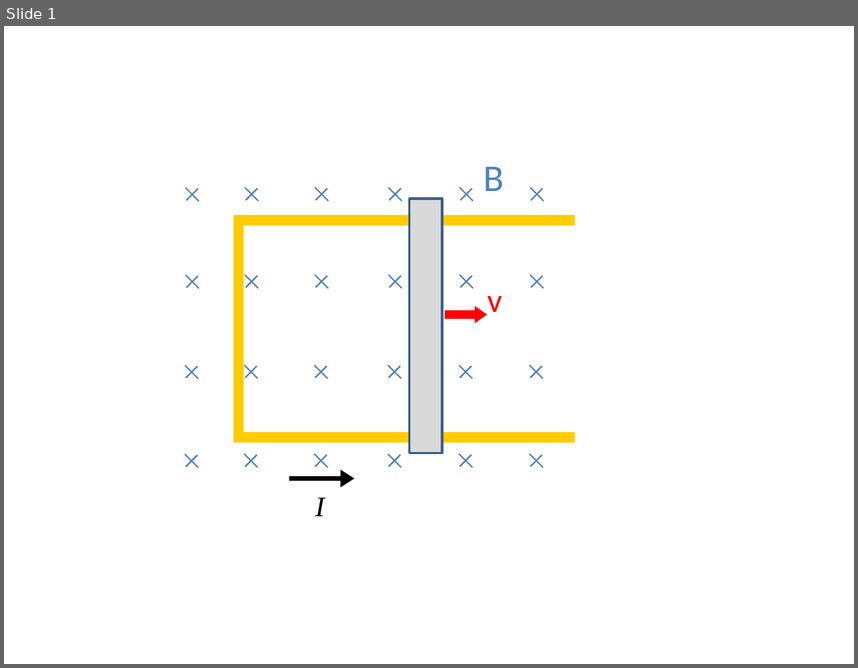
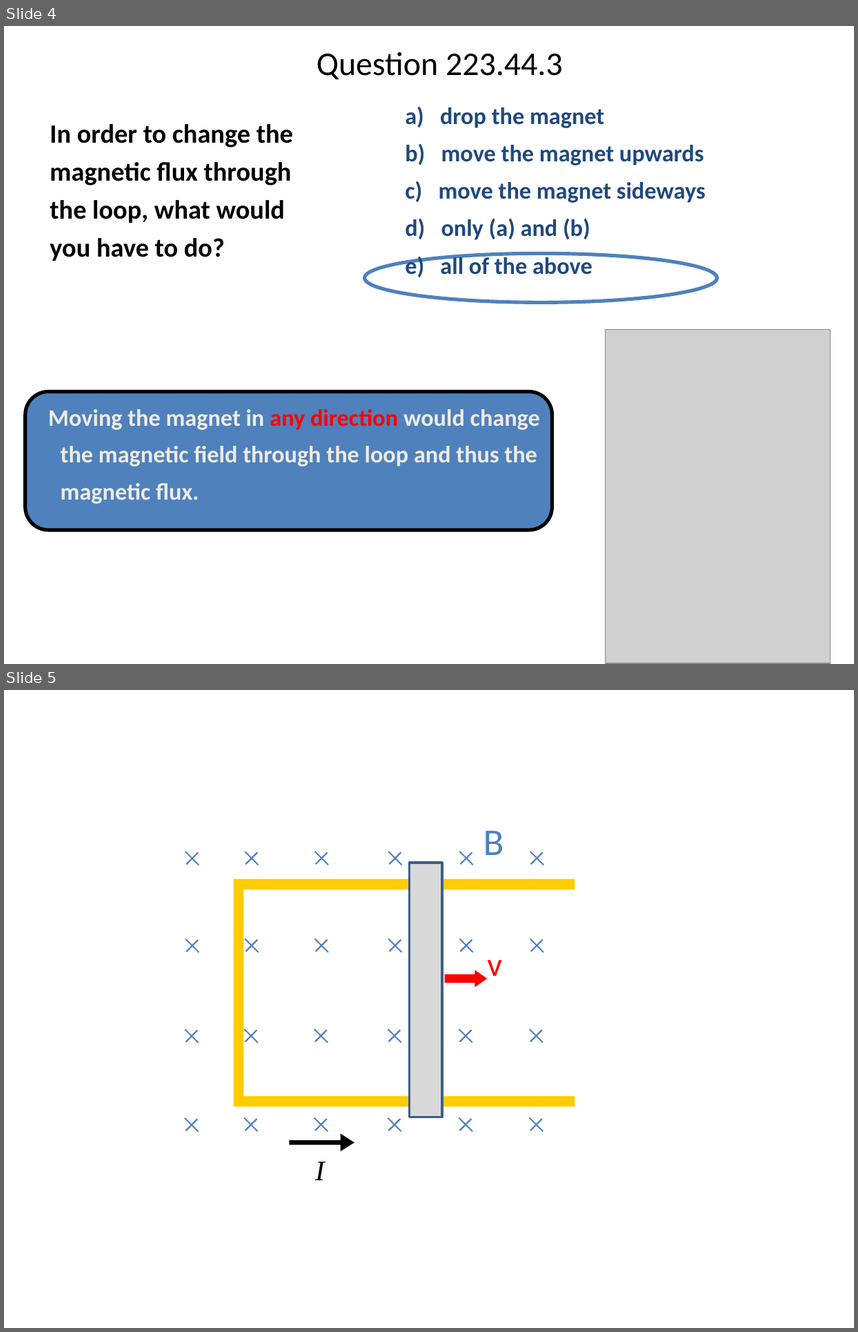
Before and after one commit to rtlines/PH223-Engineering-Physics, a slide deck: Slides/PH223_Lecture_44.pptx. Shown one above the other, each under a label of ours: slide 1 before the commit, slides 4 and 5 after it. The pictures are 858x668 and 858x1332 pixels, drawn with LibreOffice and Linux fonts; fonts in the diff are those of the drawing; grey boxes stand for pictures. Boxes give left, top, right and bottom in pixels: in the first picture for what was removed or moved away, otherwise in the second. Text is boxed around its words. In the diff, an @@ line names an element or a change of style, - is before the commit and + after.

```diff
--- a/Slides/PH223_Lecture_44.pptx
+++ b/Slides/PH223_Lecture_44.pptx
@@ slide 4 added at (4,26,854,664), background #FFFFFF @@
@@ title added at (317,52,563,80), 28 pt, text #000000 @@
+Question 223.44.3
@@ text added at (405,107,706,277), 20 pt, text #1F497D, bold @@
+a) drop the magnet
+b) move the magnet upwards
+c) move the magnet sideways
+d) only (a) and (b)
+e) all of the above
@@ text added at (50,124,293,261), 22.4 pt, text #000000, bold @@
+In order to change the magnetic flux through the loop, what would you have to do?
@@ ellipse added at (364,253,717,302), outline #4F81BD 3 pt @@
@@ picture added at (606,330,831,664) @@
@@ rounded rectangle added at (25,392,553,530), fill #4F81BD, outline #000000 3 pt @@
@@ text added at (48,409,540,503), 20 pt, text #EEECE1, bold @@
+Moving the magnet in any direction would change the magnetic field through the loop and thus the magnetic flux.
@@ what was slide 1 is now slide 5 @@
```
Also in this commit, not shown: 34 other slides added, 20 other files.
